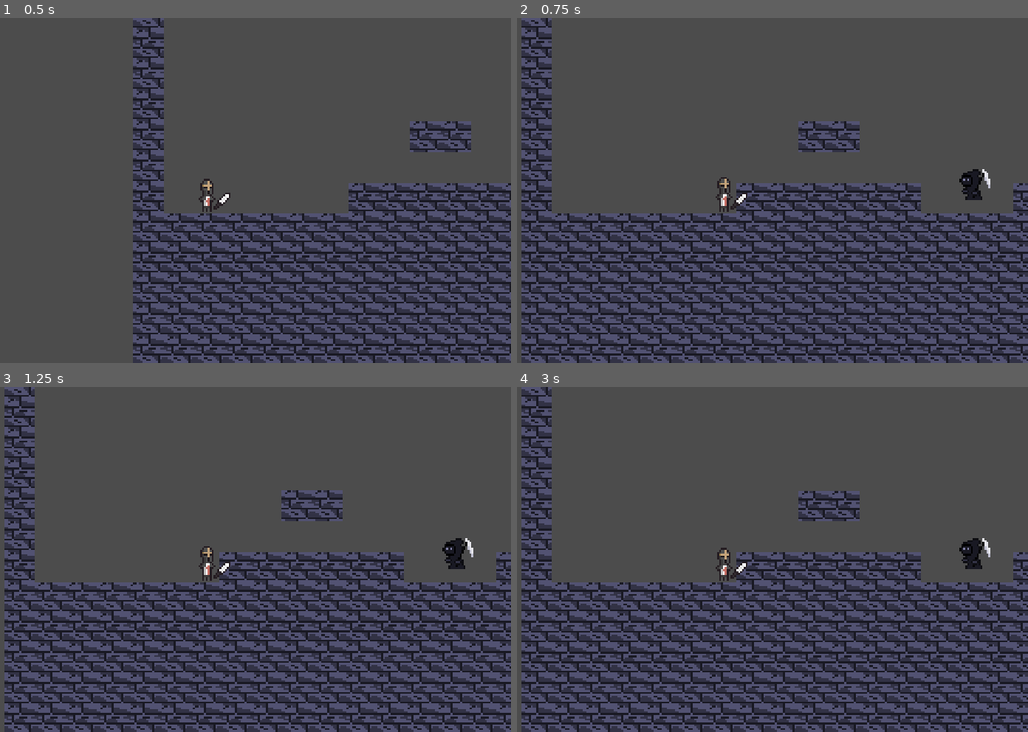
Above: before the commit, frames 1-4 (two rows, left to right).
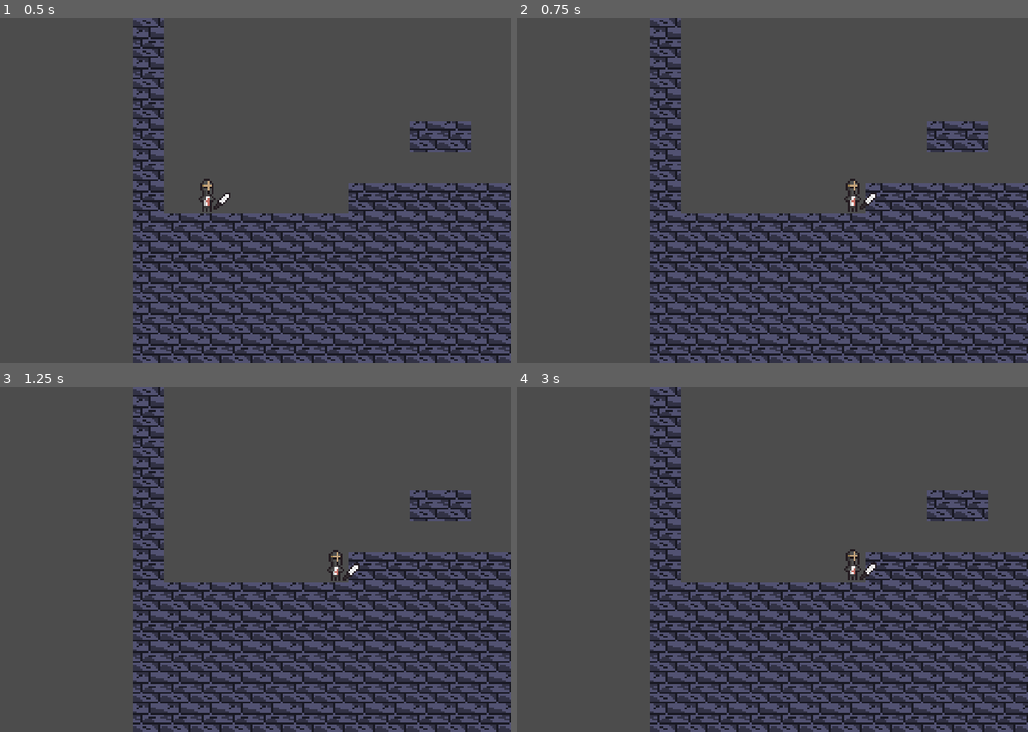
Above: after the commit, the same moments.

Repository: Parm345/Godot-Fun
Game: Godot game, scene res://Scenes/Main.tscn
Same seed, same stepped clock (60 frames per second), same inputs: the game is played once before the commit and once after it.
Inputs:
- Up to frame 1 (0.5 s): no input
- Up to frame 2 (0.75 s): hold Right (ui_right) from 0.53 s (still down)
- Up to frame 3 (1.25 s): keep holding Right (ui_right)
- Up to frame 4 (3 s): release Right (ui_right) at 1.28 s; hold Left (ui_left) 1.28-2.03 s; hold Right (ui_right) 2.03-2.78 s; hold Up (ui_up) from 2.78 s (still down)

Frame 1 is identical in both runs. In frame 2, 40% of the frame differs, in the area x 0-100%, y 0-100%; in frame 3, 40%; in frame 4, 40%.

Commit message:
Player FSM works with a few bugs
Bug:
- player will stop falling if they hit wall

Diff:
--- a/Finite State Machine Testing/Scenes/Main.tscn
+++ b/Finite State Machine Testing/Scenes/Main.tscn
@@ -41,9 +41,10 @@
 [node name="Player" parent="." instance=ExtResource( 2 )]
 position = Vector2( 43, 148 )
 
-[node name="Camera2D" type="Camera2D" parent="Player"]
+[node name="Reaper" parent="." instance=ExtResource( 3 )]
+position = Vector2( 236, 145 )
+
+[node name="Camera2D" type="Camera2D" parent="."]
+position = Vector2( 43, 148 )
 current = true
 zoom = Vector2( 0.3, 0.3 )
-
-[node name="Reaper" parent="." instance=ExtResource( 3 )]
-position = Vector2( 236, 145 )
--- a/Finite State Machine Testing/Scenes/Player.tscn
+++ b/Finite State Machine Testing/Scenes/Player.tscn
@@ -1,10 +1,14 @@
-[gd_scene load_steps=14 format=2]
+[gd_scene load_steps=18 format=2]
 
 [ext_resource path="res://Assets/Knight Idle.png" type="Texture" id=1]
 [ext_resource path="res://Assets/Knight Runt.png" type="Texture" id=2]
 [ext_resource path="res://Assets/Knight Attack.png" type="Texture" id=3]
 [ext_resource path="res://Scripts/Player.gd" type="Script" id=4]
-[ext_resource path="res://Scripts/Player FSM Controller.gd" type="Script" id=5]
+[ext_resource path="res://Scripts/Improved FSM.gd" type="Script" id=5]
+[ext_resource path="res://Scripts/jump.gd" type="Script" id=6]
+[ext_resource path="res://Scripts/fall.gd" type="Script" id=7]
+[ext_resource path="res://Scripts/player run.gd" type="Script" id=8]
+[ext_resource path="res://Scripts/idle.gd" type="Script" id=9]
 
 [sub_resource type="CapsuleShape2D" id=1]
 radius = 6.0
@@ -67,3 +71,16 @@
 
 [node name="FSM Controller" type="Node2D" parent="."]
 script = ExtResource( 5 )
+
+[node name="idle" type="Node2D" parent="FSM Controller"]
+position = Vector2( 0, 1 )
+script = ExtResource( 9 )
+
+[node name="run" type="Node2D" parent="FSM Controller"]
+script = ExtResource( 8 )
+
+[node name="jump" type="Node2D" parent="FSM Controller"]
+script = ExtResource( 6 )
+
+[node name="fall" type="Node2D" parent="FSM Controller"]
+script = ExtResource( 7 )
--- a/Finite State Machine Testing/Scripts/Improved FSM.gd
+++ b/Finite State Machine Testing/Scripts/Improved FSM.gd
@@ -9,17 +9,29 @@
 func _ready():
 	for child in get_children():
 		states[child.name] = child
+	setState(states.fall)
 
 func setState(newState):
+	print(newState)
+
 	prevState = curState
 	curState = newState
+
+	if prevState != null:
+		prevState.exit()
 	curState.enter(parent)
 
-func handleInput(event):
-	pass
+func _physics_process(delta):
+	if curState != null:
+		curState.inPhysicsProcess(delta)
+		var newState = curState.changeParentState()
+		if newState != null:
+			setState(newState)
 
-func _physics_process(delta):
-	curState.inPhysicsProcess()
-	var newState = curState.changeParentState()
-	if newState != null:
-		setState(newState)
+func _process(delta):
+	if curState != null:
+		curState.inProcess(delta)
+
+func _input(event):
+	if curState != null:
+		curState.handleInput(event)
--- a/Finite State Machine Testing/Scripts/Player.gd
+++ b/Finite State Machine Testing/Scripts/Player.gd
@@ -16,11 +16,11 @@
 var collision:KinematicCollision2D setget ,getCollision
 
 const MAX_SPEED = 10
-const GRAVITY = -5
+const GRAVITY = 5
 const HORZ_ACC = 2
-const JUMP_FORCE = 20
+const JUMP_FORCE = 50
 const SLOW_FALL	 = 1
-const MAX_FALL = 25
+const MAX_FALL = 1
 
 # Called when the node enters the scene tree for the first time.
 func _ready():
--- /dev/null
+++ b/Finite State Machine Testing/Scripts/fall.gd
@@ -0,0 +1,32 @@
+extends stateObject
+
+
+# Declare member variables here. Examples:
+# var a = 2
+# var b = "text"
+var gravity
+var maxFall
+var velocity:Vector2
+var collisionInfo: KinematicCollision2D
+
+# Called every frame. 'delta' is the elapsed time since the previous frame.
+#func _process(delta):
+#	pass
+
+# Called when the parent enters the state
+func enter(scriptParent):
+	parent = scriptParent
+	gravity = parent.GRAVITY
+	maxFall = parent.MAX_FALL
+	velocity = parent.velocity
+
+# Called every physics frame. 'delta' is the elapsed time since the previous frame. Run in FSM _physics_process.
+func inPhysicsProcess(delta):
+	velocity.y += gravity
+	velocity.y = clamp(velocity.y, 0, maxFall)
+	collisionInfo = parent.move_and_collide(velocity)
+
+func changeParentState():
+	if parent.isOnGround():
+		return states.idle
+	return null
--- /dev/null
+++ b/Finite State Machine Testing/Scripts/idle.gd
@@ -0,0 +1,30 @@
+extends stateObject
+
+
+# Declare member variables here. Examples:
+# var a = 2
+# var b = "text"
+var isRunning = false
+var isJumping = false
+
+# Called when the parent enters the state
+func enter(scriptParent):
+	parent.get_node("AnimatedSprite").set_animation("idle")
+
+# Called every physics frame. 'delta' is the elapsed time since the previous frame. Run in FSM _physics_process.
+func inPhysicsProcess(delta):
+	if Input.is_action_pressed("ui_left") or Input.is_action_just_pressed("ui_right"):
+		isRunning = true
+
+func changeParentState():
+	if isRunning:
+		isRunning = false
+		return states.run
+	if isJumping:
+		isJumping = false
+		return states.jump
+	return null
+
+func handleInput(event):
+	if event.is_action_pressed("ui_up"):
+		isJumping = true
--- a/Finite State Machine Testing/Scripts/jump.gd
+++ b/Finite State Machine Testing/Scripts/jump.gd
@@ -15,4 +15,4 @@
 	var collisionInfo = parent.move_and_collide(velocity)
 
 func changeParentState():
-	return parent.states.slowFall
+	return states.fall
--- /dev/null
+++ b/Finite State Machine Testing/Scripts/player run.gd
@@ -0,0 +1,28 @@
+extends stateObject
+
+
+# Declare member variables here. Examples:
+# var a = 2
+# var b = "text"
+var isJumping = false
+var isIdling = false
+
+# Called when the parent enters the state
+func enter(scriptParent):
+	parent = scriptParent
+	parent.get_node("AnimatedSprite").set_animation("Run")
+
+func changeParentState():
+	if isJumping:
+		isJumping = false
+		return states.jump
+	if isIdling:
+		isIdling = false
+		return states.idle
+	return null
+
+func handleInput(event):
+	if event.is_action_pressed("ui_up"):
+		isJumping = true
+	if event.is_action_released("ui_right") or event.is_action_released("ui_left"):
+		isIdling = true
--- a/Finite State Machine Testing/Scripts/state object.gd
+++ b/Finite State Machine Testing/Scripts/state object.gd
@@ -4,7 +4,8 @@
 # Declare member variables here. Examples:
 # var a = 2
 # var b = "text"
-var parent
+onready var states = get_parent().states
+onready var parent = get_parent().get_parent()
 
 # Called when the parent enters the state
 func enter(scriptParent):
